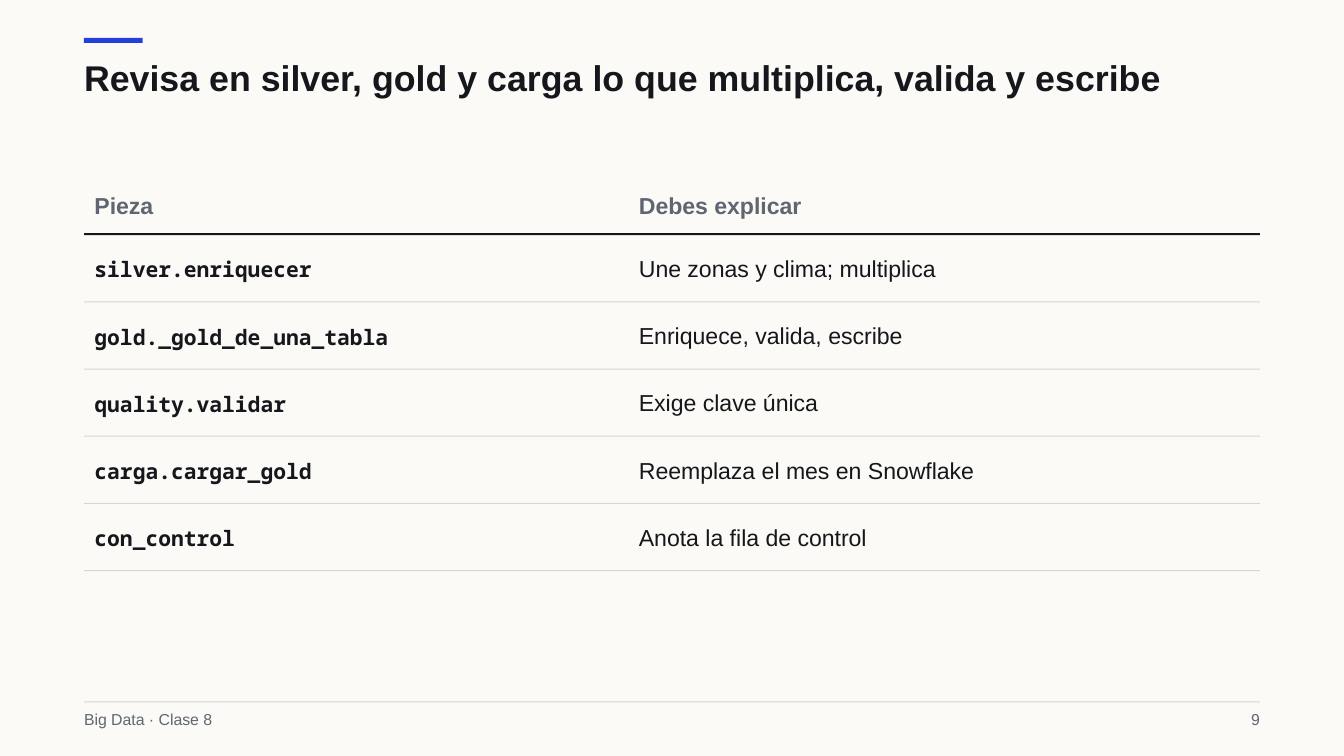
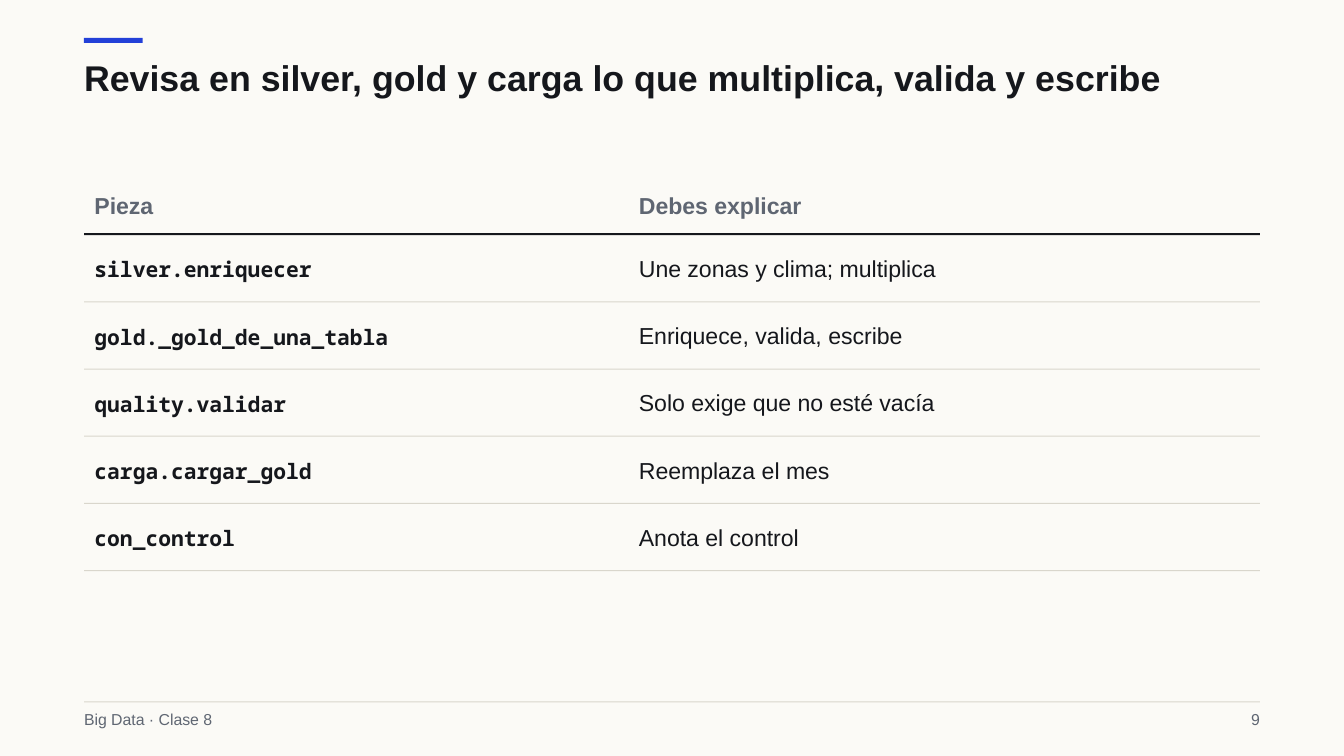
Before and after one commit to Apaezc/bigdata-udem-2026, a slide deck: slide 9 of curso/clase08/deck/slides.pptx. Drawn at 1344x756 pixels with LibreOffice and Linux fonts; fonts in the diff are those of the drawing. Boxes give left, top, right and bottom in pixels: in the first picture for what was removed or moved away, otherwise in the second. Text is boxed around its words. In the diff, an @@ line names an element or a change of style, - is before the commit and + after.

```diff
--- a/curso/clase08/deck/slides.pptx
+++ b/curso/clase08/deck/slides.pptx
@@ text at [639,394,934,416]: text changed @@
-Exige clave única
+Solo exige que no esté vacía
@@ text at [639,462,829,484]: text changed @@
-Reemplaza el mes en Snowflake
+Reemplaza el mes
@@ text at [639,529,799,547]: text changed @@
-Anota la fila de control
+Anota el control
```
Also in this commit, not shown: 3 other slides changed, 8 other files.
